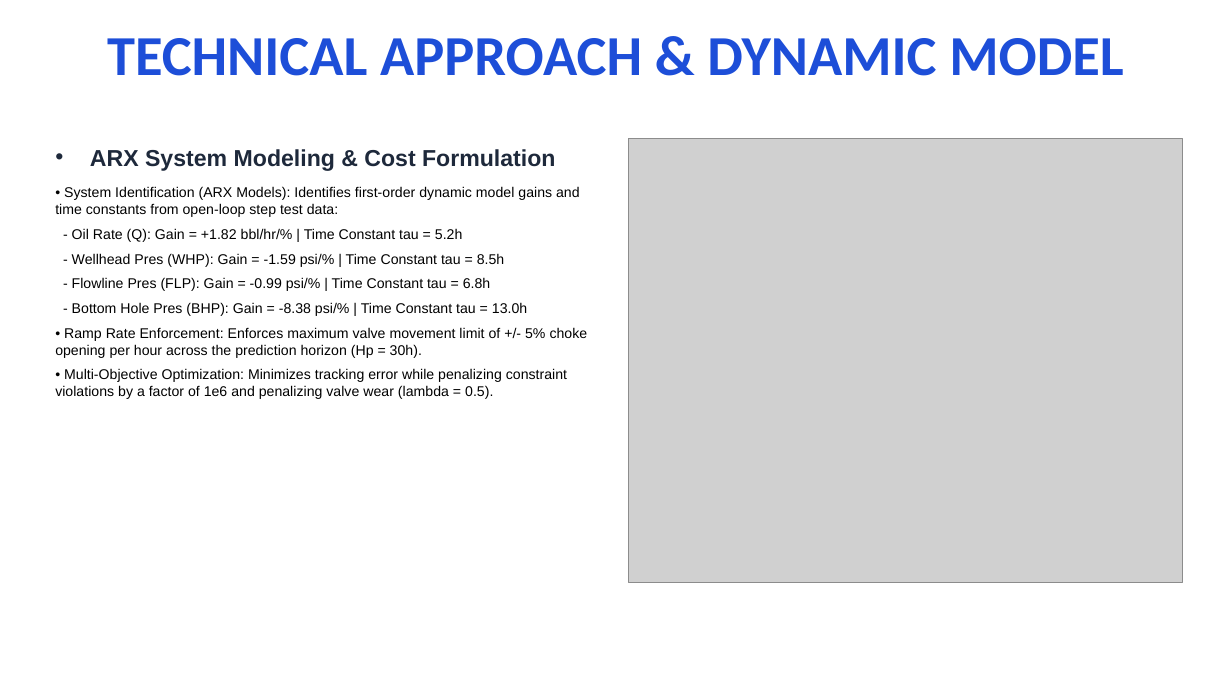
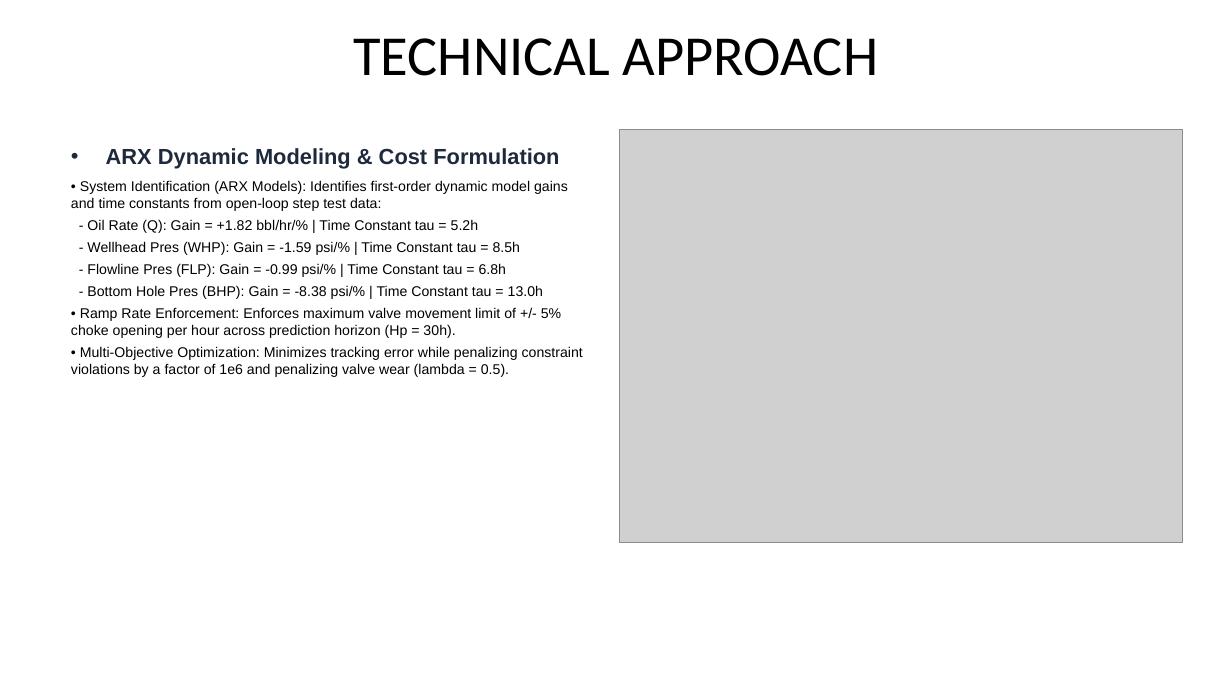
Before and after one commit to Gaurav0405/Autonomous-Choke-Controller, a slide deck: slide 3 of choke_controller_presentation_final.pptx. Drawn at 1232x693 pixels with LibreOffice and Linux fonts; fonts in the diff are those of the drawing; grey boxes stand for pictures. Boxes give left, top, right and bottom in pixels: in the first picture for what was removed or moved away, otherwise in the second. Text is boxed around its words. In the diff, an @@ line names an element or a change of style, - is before the commit and + after.

```diff
--- a/choke_controller_presentation_final.pptx
+++ b/choke_controller_presentation_final.pptx
@@ title at bbox=[353, 38, 878, 76]: text changed; text colour #1D4ED8 to #000000; bold off @@
-TECHNICAL APPROACH & DYNAMIC MODEL
+TECHNICAL APPROACH
@@ text "ARX Dynamic Modeling & Cost ...": place and size @@
-text "ARX Dynamic Modeling & Cost ..." at bbox=[55, 149, 588, 399]
+text "ARX Dynamic Modeling & Cost ..." at bbox=[71, 148, 583, 377]
@@ text at bbox=[106, 148, 559, 169]: text changed; size 18 to 17 pt @@
-• ARX System Modeling & Cost Formulation
+• ARX Dynamic Modeling & Cost Formulation
@@ picture: place and size @@
-picture at bbox=[628, 139, 1183, 582]
+picture at bbox=[619, 129, 1183, 543]
@@ text at bbox=[71, 180, 583, 377]: less space between paragraphs @@
@@ text at bbox=[71, 307, 561, 338]: text changed @@
-• Ramp Rate Enforcement: Enforces maximum valve movement limit of +/- 5% choke opening per hour across the prediction horizon (Hp = 30h).
+• Ramp Rate Enforcement: Enforces maximum valve movement limit of +/- 5% choke opening per hour across prediction horizon (Hp = 30h).
```
Also in this commit, not shown: 5 other slides changed, 1 other file.
